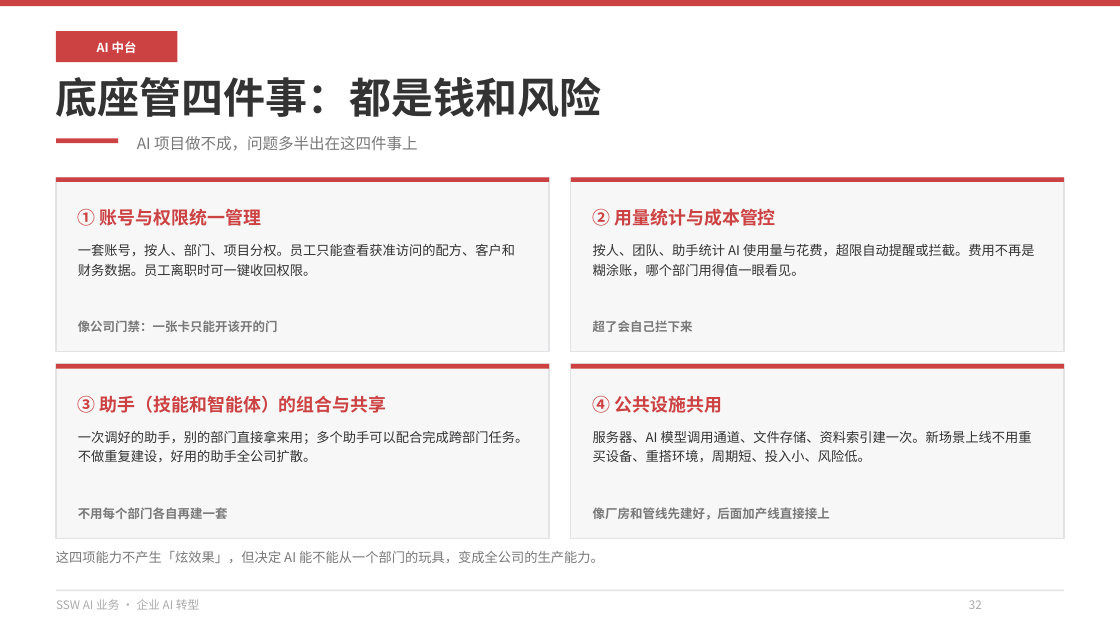
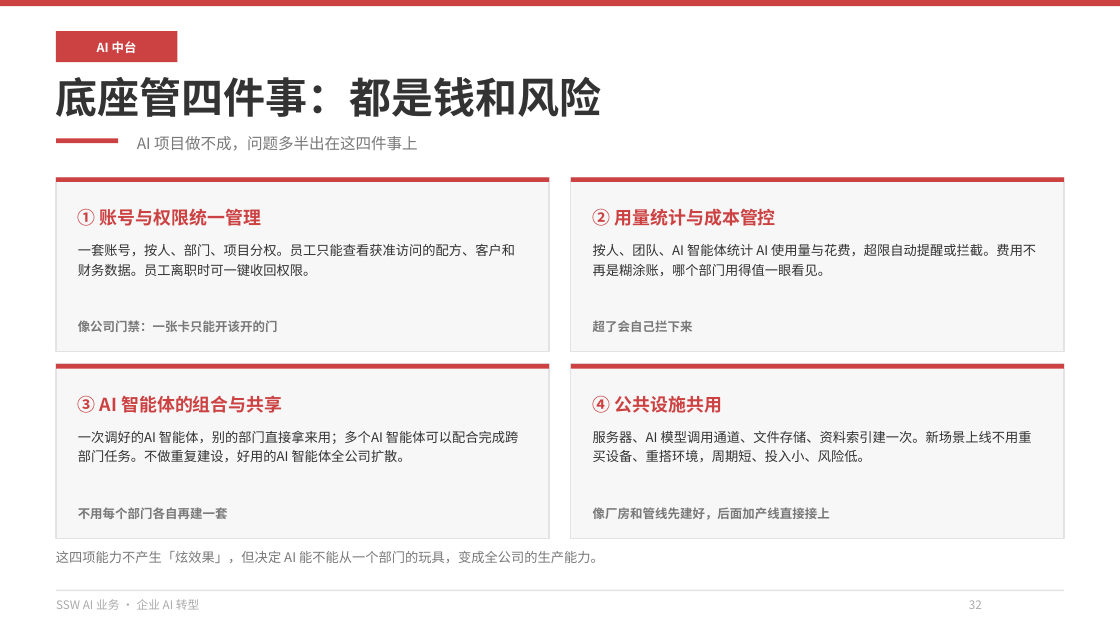
Before and after one commit to hveraus/ssw-business, a slide deck: slide 32 of SSW AI 业务_v2/SSW AI 业务_v3.pptx. Drawn at 1120x630 pixels with LibreOffice and Linux fonts; fonts in the diff are those of the drawing. Boxes give left, top, right and bottom in pixels: in the first picture for what was removed or moved away, otherwise in the second. Text is boxed around its words. In the diff, an @@ line names an element or a change of style, - is before the commit and + after.

Commit message:
术语统一：助手 → AI 智能体；三项服务改为系统安全审查 / 代码安全审查 / AI 智能体监管
- P58 导览行改为「系统安全审查 · 代码安全审查 · AI 智能体监管」
- P59 三项服务名与卡标签同步（现有系统 / 上线前的新产出 / 运行中的 AI 智能体）
- P61/P62/P63 三页服务标题改用新名；P60 表格「一句话骗 AI 智能体交出资料 / 加 AI 智能体监管」
- 全篇「助手」清零（48 处）：案例页、中台页、服务线、附录一术语页统一为「AI 智能体」
- A1 术语页第一行改为「Agent / 智能体 → AI 智能体 · 数字员工」；原「③ 助手（技能和智能体）」改为「③ AI 智能体的组合与共享」；「四助手」改「四类智能体」
- 目录描述改「系统审查 · 代码审查 · 智能体监管」

```diff
--- a/SSW AI 业务_v2/SSW AI 业务_v3.pptx
+++ b/SSW AI 业务_v2/SSW AI 业务_v3.pptx
@@ text at (593,244,1036,276): text changed @@
-按人、团队、助手统计 AI 使用量与花费，超限自动提醒或拦截。费用不再是糊涂账，哪个部门用得值一眼看见。
+按人、团队、AI 智能体统计 AI 使用量与花费，超限自动提醒或拦截。费用不再是糊涂账，哪个部门用得值一眼看见。
@@ text at (78,396,282,413): text changed @@
-③ 助手（技能和智能体）的组合与共享
+③ AI 智能体的组合与共享
@@ text at (78,431,519,462): text changed @@
-一次调好的助手，别的部门直接拿来用；多个助手可以配合完成跨部门任务。不做重复建设，好用的助手全公司扩散。
+一次调好的AI 智能体，别的部门直接拿来用；多个AI 智能体可以配合完成跨部门任务。不做重复建设，好用的AI 智能体全公司扩散。
```
Also in this commit, not shown: 27 other slides changed, 2 other files.
